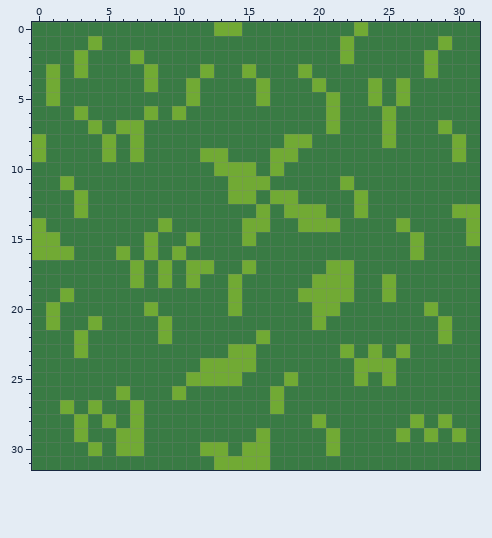
One commit to this pixel-art sprite: source/Sanctuary/Content/Images/Tilesets/Outside.png. Above: the version before the commit.
The file is 32x32 pixels.
And afterwards:
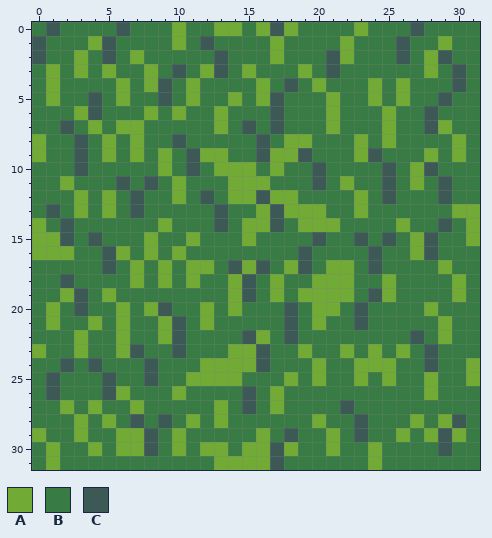
Palette (. is transparent): A #71aa34  B #397b44  C #3c5956
What changed:
@@ x 0..31 @@
- 0 BBBBBBBBBBBBBAABBBBBBBBABBBBBBBB
- 1 BBBBABBBBBBBBBBBBBBBBBABBBBBBABB
- 2 BBBABBBABBBBBBBBBBBBBBABBBBBABBB
- 3 BABABBBBABBBABBABBBABBBBBBBBABBB
- 4 BABBBBBBABBABBBBABBBABBBABABBBBB
- 5 BABBBBBBBBBABBBBABBBBABBABABBBBB
- 6 BBBABBBBABABBBBBBBBBBABBBABBBBBB
- 7 BBBBABAABBBBBBBBBBBBBABBBABBBABB
- 8 ABBBBABABBBBBBBBBBAABBBBBABBBBAB
- 9 ABBBBABABBBBAABBBAABBBBBBBBBBBAB
-10 BBBBBBBBBBBBBAAABABBBBBBBBBBBBBB
-11 BBABBBBBBBBBBBAAABBBBBABBBBBBBBB
-12 BBBABBBBBBBBBBAABAABBBBABBBBBBBB
-13 BBBABBBBBBBBBBBBABAAABBABBBBBBAA
-14 ABBBBBBBBABBBBBAABBAAABBBBABBBBA
-15 AABBBBBBABBABBBABBBBBBBBBBBABBBA
-16 AAABBBABABABBBBBBBBBBBBBBBBABBBB
-17 BBBBBBBABABAABBABBBBBAABBBBBBBBB
-18 BBBBBBBABABABBABBBBBAAABBABBBBBB
-19 BBABBBBBBBBBBBABBBBAAAABBABBBBBB
-20 BABBBBBBABBBBBABBBBBAABBBBBBABBB
-21 BABBABBBBABBBBBBBBBBABBBBBBBBABB
-22 BBBABBBBBABBBBBBABBBBBBBBBBBBABB
-23 BBBABBBBBBBBBBAABBBBBBABABABBBBB
-24 BBBBBBBBBBBBAAAABBBBBBBAAABBBBBB
-25 BBBBBBBBBBBAAAABBBABBBBABABBBBBB
-26 BBBBBBABBBABBBBBBABBBBBBBBBBBBBB
-27 BBABABBABBBBBBBBBABBBBBBBBBBBBBB
-28 BBBABABABBBBBBBBBBBBABBBBBBABABB
-29 BBBABBAABBBBBBBBABBBBABBBBABABAB
-30 BBBBABAABBBBAABAABBBBABBBBBBBBBB
-31 BBBBBBBBBBBBBAAAABBBBBBBBBBBBBBB
+ 0 BCBBBBCBBBABBAABACABBBBABBBCBBBB
+ 1 CBBBACBBBBABCBBBBABBBBABBBCBBABB
+ 2 CBBABCBABBBBBCBBBABBBCABBBCBACBB
+ 3 BABABABBABCBACBABBBABCBBBBBBABCB
+ 4 BABBBBABACBABBBBABCBABBBABABBBCB
+ 5 BABBCBABBCBABBABACBBBABBABABBCBB
+ 6 BBBACBBBABABBABBBCBBBABBBABBCBBB
+ 7 BBCBABAABBBBBABCBCBBBABBBABBCABB
+ 8 ABBCBABABBCBBBBBCBAABBBABABBBBAB
+ 9 ABBCBABABABCAABBCAACBBBACBBBABAB
+10 BBBCBBBBBABCBAAABABBCBBBBCBACBBB
+11 BBABBBCBCBABBBAAABBBCBABBCBABCBB
+12 BBBABABCBBABCBAACAABBBBABCBBBCBB
+13 BCBABABCBBBBBCBBACAAABBABBBBBBAA
+14 ABCBBBBBBABBBCBAACBAAABBBBABBCBA
+15 AACBCBBBABBABBBABBBBCBBCBCBACBBA
+16 AAABBCABABABBBBBBBBCBBBBCBBACBBB
+17 BBBBBCBABABAABCACBACBAABCBBBBABB
+18 BBCBBBBABABABBACBABBAAABBABBBBAB
+19 BBACBABBBBBBBBACBABAAAABCABBBBAB
+20 BABCBBABACBBABABBBCBAABCBBBBABBB
+21 BABBABABBACBABBBBBCBABBCBBBBBABB
+22 BBBABBABBACBBBBCABCBBBBBBBBCBABB
+23 ABBABBACBBCBBBAACBBABBABABABCBBB
+24 BBCBCBBBCBBBAAAACBBBABBAAABBCBBA
+25 BCBBBCBBCBBAAAABBBABABBABABBABBA
+26 BCBBBCABBBABBBBCBABBBBBBBBBBABBB
+27 BBABABBABBBBBABCBABBBBCBBBBBBBBB
+28 BBBABABCBCBABABBBBBBABBCBBBABACB
+29 ABBABBAACBABBBBBABCBBABCBBABACAB
+30 BABBABAACBABAABAACABBABBABBBBCBB
+31 BABBBBBBBBBBBAAAACBBBBBBABBBBBBB
Where, in picture pixels (left, top, right, bottom), the same in both pictures:
changed: (32, 22, 480, 470)
